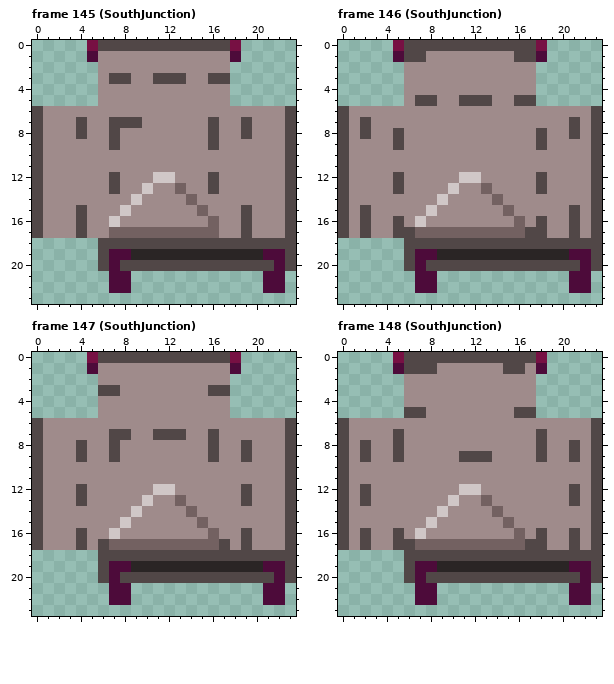
Two states of a pixel-art file, assets/images/belt2.aseprite. Above, as it was before the edit.
24x24 pixels, 156 frames. Shown: frame 145 (SouthJunction), frame 146 (SouthJunction), frame 147 (SouthJunction), frame 148 (SouthJunction). The commit also changed other frames, which this record leaves out.
The result:
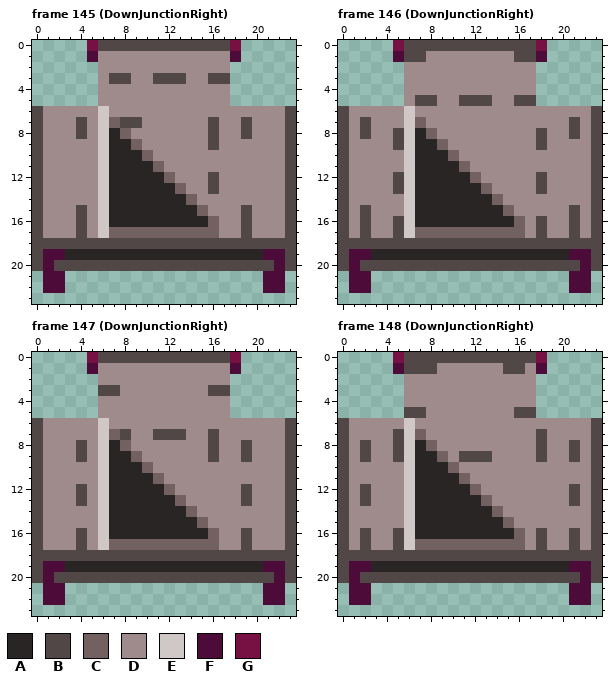
Palette (. is transparent): A #2a2525  B #514747  C #736161  D #9f8b8b  E #d0c7c7  F #4d0b3a  G #771043
Difference:
--- frame 145 (DownJunctionRight), layer "Belt"
@@ x 0..23 @@
  5 ......DDDDDDDDDDDD......
- 6 BDDDDDDDDDDDDDDDDDDDDDDB
- 7 BDDDBDDBBBDDDDDDBDDBDDDB
- 8 BDDDBDDBDDDDDDDDBDDBDDDB
- 9 BDDDDDDBDDDDDDDDBDDDDDDB
-10 BDDDDDDDDDDDDDDDDDDDDDDB
-11 BDDDDDDDDDDDDDDDDDDDDDDB
-12 BDDDDDDBDDDEEDDDBDDDDDDB
-13 BDDDDDDBDDEDDCDDBDDDDDDB
-14 BDDDDDDDDEDDDDCDDDDDDDDB
-15 BDDDBDDDEDDDDDDCDDDBDDDB
-16 BDDDBDDEDDDDDDDDCDDBDDDB
-17 BDDDBDDCCCCCCCCCCDDBDDDB
-18 ......BBBBBBBBBBBBBBBBBB
-19 ......BFFAAAAAAAAAAAAFFB
-20 ......BFBBBBBBBBBBBBBBFB
-21 .......FF............FF.
-22 .......FF............FF.
+ 6 BDDDDDEDDDDDDDDDDDDDDDDB
+ 7 BDDDBDECBBDDDDDDBDDBDDDB
+ 8 BDDDBDEACDDDDDDDBDDBDDDB
+ 9 BDDDDDEAACDDDDDDBDDDDDDB
+10 BDDDDDEAAACDDDDDDDDDDDDB
+11 BDDDDDEAAAACDDDDDDDDDDDB
+12 BDDDDDEAAAAACDDDBDDDDDDB
+13 BDDDDDEAAAAAACDDBDDDDDDB
+14 BDDDDDEAAAAAAACDDDDDDDDB
+15 BDDDBDEAAAAAAAACDDDBDDDB
+16 BDDDBDEAAAAAAAAACDDBDDDB
+17 BDDDBDECCCCCCCCCCDDBDDDB
+18 BBBBBBBBBBBBBBBBBBBBBBBB
+19 BFFAAAAAAAAAAAAAAAAAAFFB
+20 BFBBBBBBBBBBBBBBBBBBBBFB
+21 .FF..................FF.
+22 .FF..................FF.
 23 ........................
--- frame 146 (DownJunctionRight), layer "Belt"
@@ x 0..23 @@
  5 ......DBBDDBBBDDBB......
- 6 BDDDDDDDDDDDDDDDDDDDDDDB
- 7 BDBDDDDDDDDDDDDDDDDDDBDB
- 8 BDBDDBDDDDDDDDDDDDBDDBDB
- 9 BDDDDBDDDDDDDDDDDDBDDDDB
-10 BDDDDDDDDDDDDDDDDDDDDDDB
-11 BDDDDDDDDDDDDDDDDDDDDDDB
-12 BDDDDBDDDDDEEDDDDDBDDDDB
-13 BDDDDBDDDDEDDCDDDDBDDDDB
-14 BDDDDDDDDEDDDDCDDDDDDDDB
-15 BDBDDDDDEDDDDDDCDDDDDBDB
-16 BDBDDBDEDDDDDDDDCDBDDBDB
-17 BDBDDBBCCCCCCCCCCBBDDBDB
-18 ......BBBBBBBBBBBBBBBBBB
-19 ......BFFAAAAAAAAAAAAFFB
-20 ......BFBBBBBBBBBBBBBBFB
-21 .......FF............FF.
-22 .......FF............FF.
+ 6 BDDDDDEDDDDDDDDDDDDDDDDB
+ 7 BDBDDDECDDDDDDDDDDDDDBDB
+ 8 BDBDDBEACDDDDDDDDDBDDBDB
+ 9 BDDDDBEAACDDDDDDDDBDDDDB
+10 BDDDDDEAAACDDDDDDDDDDDDB
+11 BDDDDDEAAAACDDDDDDDDDDDB
+12 BDDDDBEAAAAACDDDDDBDDDDB
+13 BDDDDBEAAAAAACDDDDBDDDDB
+14 BDDDDDEAAAAAAACDDDDDDDDB
+15 BDBDDDEAAAAAAAACDDDDDBDB
+16 BDBDDBEAAAAAAAAACDBDDBDB
+17 BDBDDBECCCCCCCCCCDBDDBDB
+18 BBBBBBBBBBBBBBBBBBBBBBBB
+19 BFFAAAAAAAAAAAAAAAAAAFFB
+20 BFBBBBBBBBBBBBBBBBBBBBFB
+21 .FF..................FF.
+22 .FF..................FF.
 23 ........................
--- frame 147 (DownJunctionRight), layer "Belt"
@@ x 0..23 @@
  5 ......DDDDDDDDDDDD......
- 6 BDDDDDDDDDDDDDDDDDDDDDDB
- 7 BDDDDDDBBDDBBBDDBDDDDDDB
- 8 BDDDBDDBDDDDDDDDBDDBDDDB
- 9 BDDDBDDBDDDDDDDDBDDBDDDB
-10 BDDDDDDDDDDDDDDDDDDDDDDB
-11 BDDDDDDDDDDDDDDDDDDDDDDB
-12 BDDDBDDDDDDEEDDDDDDBDDDB
-13 BDDDBDDDDDEDDCDDDDDBDDDB
-14 BDDDDDDDDEDDDDCDDDDDDDDB
-15 BDDDDDDDEDDDDDDCDDDDDDDB
-16 BDDDBDDEDDDDDDDDCDDBDDDB
-17 BDDDBDBCCCCCCCCCCBDBDDDB
-18 ......BBBBBBBBBBBBBBBBBB
-19 ......BFFAAAAAAAAAAAAFFB
-20 ......BFBBBBBBBBBBBBBBFB
-21 .......FF............FF.
-22 .......FF............FF.
+ 6 BDDDDDEDDDDDDDDDDDDDDDDB
+ 7 BDDDDDECBDDBBBDDBDDDDDDB
+ 8 BDDDBDEACDDDDDDDBDDBDDDB
+ 9 BDDDBDEAACDDDDDDBDDBDDDB
+10 BDDDDDEAAACDDDDDDDDDDDDB
+11 BDDDDDEAAAACDDDDDDDDDDDB
+12 BDDDBDEAAAAACDDDDDDBDDDB
+13 BDDDBDEAAAAAACDDDDDBDDDB
+14 BDDDDDEAAAAAAACDDDDDDDDB
+15 BDDDDDEAAAAAAAACDDDDDDDB
+16 BDDDBDEAAAAAAAAACDDBDDDB
+17 BDDDBDECCCCCCCCCCDDBDDDB
+18 BBBBBBBBBBBBBBBBBBBBBBBB
+19 BFFAAAAAAAAAAAAAAAAAAFFB
+20 BFBBBBBBBBBBBBBBBBBBBBFB
+21 .FF..................FF.
+22 .FF..................FF.
 23 ........................
--- frame 148 (DownJunctionRight), layer "Belt"
@@ x 0..23 @@
  5 ......BBDDDDDDDDBB......
- 6 BDDDDDDDDDDDDDDDDDDDDDDB
- 7 BDDDDBDDDDDDDDDDDDBDDDDB
- 8 BDBDDBDDDDDDDDDDDDBDDBDB
- 9 BDBDDBDDDDDBBBDDDDBDDBDB
-10 BDDDDDDDDDDDDDDDDDDDDDDB
-11 BDDDDDDDDDDDDDDDDDDDDDDB
-12 BDBDDDDDDDDEEDDDDDDDDBDB
-13 BDBDDDDDDDEDDCDDDDDDDBDB
-14 BDDDDDDDDEDDDDCDDDDDDDDB
-15 BDDDDDDDEDDDDDDCDDDDDDDB
-16 BDBDDBDEDDDDDDDDCDBDDBDB
-17 BDBDDBBCCCCCCCCCCBBDDBDB
-18 ......BBBBBBBBBBBBBBBBBB
-19 ......BFFAAAAAAAAAAAAFFB
-20 ......BFBBBBBBBBBBBBBBFB
-21 .......FF............FF.
-22 .......FF............FF.
+ 6 BDDDDDEDDDDDDDDDDDDDDDDB
+ 7 BDDDDBECDDDDDDDDDDBDDDDB
+ 8 BDBDDBEACDDDDDDDDDBDDBDB
+ 9 BDBDDBEAACDBBBDDDDBDDBDB
+10 BDDDDDEAAACDDDDDDDDDDDDB
+11 BDDDDDEAAAACDDDDDDDDDDDB
+12 BDBDDDEAAAAACDDDDDDDDBDB
+13 BDBDDDEAAAAAACDDDDDDDBDB
+14 BDDDDDEAAAAAAACDDDDDDDDB
+15 BDDDDDEAAAAAAAACDDDDDDDB
+16 BDBDDBEAAAAAAAAACDBDDBDB
+17 BDBDDBECCCCCCCCCCDBDDBDB
+18 BBBBBBBBBBBBBBBBBBBBBBBB
+19 BFFAAAAAAAAAAAAAAAAAAFFB
+20 BFBBBBBBBBBBBBBBBBBBBBFB
+21 .FF..................FF.
+22 .FF..................FF.
 23 ........................
